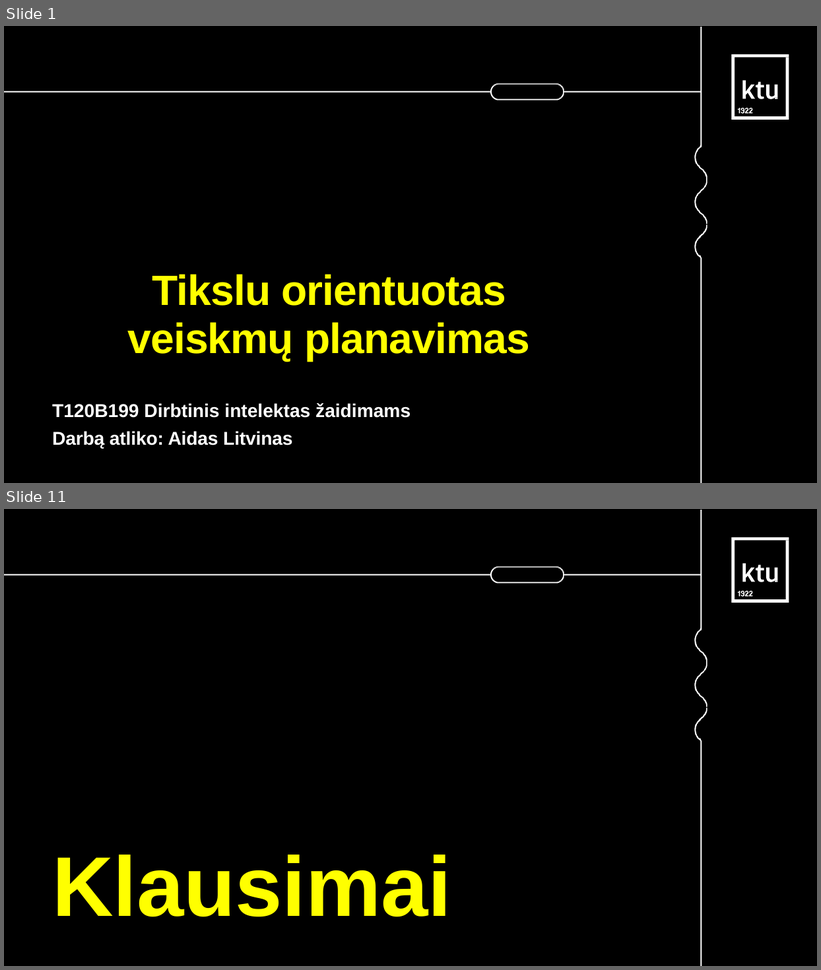
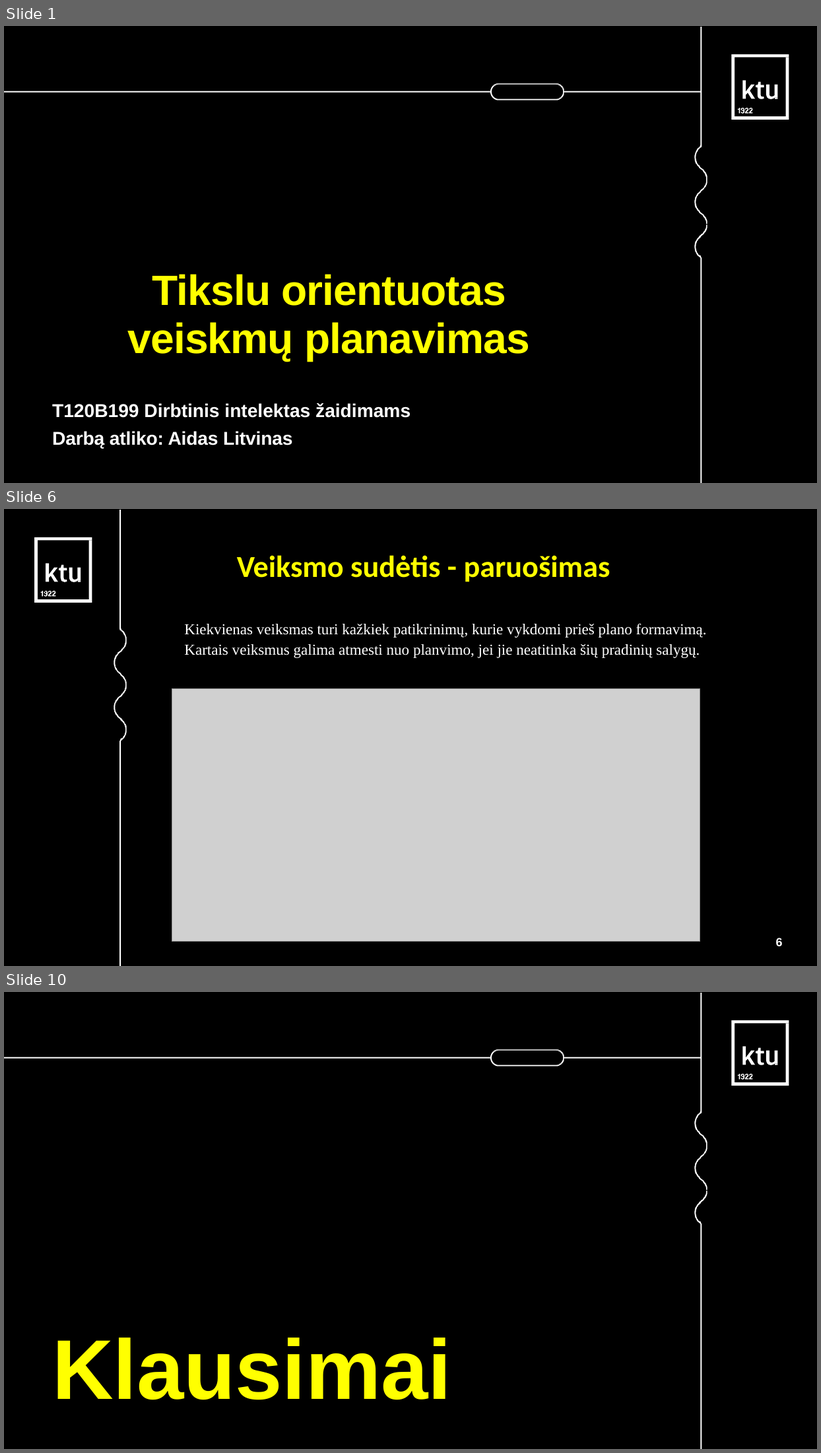
Before and after one commit to AidasLit/Hex-game-uni, a slide deck: documents/GOAP-AI.odp. Shown one above the other, each under a label of ours: slides 1 and 11 before the commit, slides 1, 6 and 10 after it; the slides between them are not shown. The pictures are 821x970 and 821x1453 pixels, drawn with LibreOffice and Linux fonts; fonts in the diff are those of the drawing; grey boxes stand for pictures. Boxes give left, top, right and bottom in pixels: in the first picture for what was removed or moved away, otherwise in the second. Text is boxed around its words. In the diff, an @@ line names an element or a change of style, - is before the commit and + after.

```diff
--- a/documents/GOAP-AI.odp
+++ b/documents/GOAP-AI.odp
@@ slide 6 added at (4,509,817,966), background #FFFFFF; not listed: 1 template element that a slide beside it also shows @@
@@ freeform shape added at (114,510,127,966), fill #FFFFFF @@
@@ freeform shape added at (34,537,92,602), fill #FFFFFF @@
@@ title added at (237,555,611,582), 36 pt, text #FFFF00, bold @@
+Veiksmo sudėtis - paruošimas
@@ text added at (184,623,707,658), 18 pt, text #FFFFFF @@
+Kiekvienas veiksmas turi kažkiek patikrinimų, kurie vykdomi prieš plano formavimą. Kartais veiksmus galima atmesti nuo planvimo, jei jie neatitinka šių pradinių salygų.
@@ picture added at (172,689,700,942) @@
@@ page number added at (776,938,783,947), 14 pt, text #FFFFFF, bold @@
+6
@@ what was slide 11 is now slide 10 @@
```
Also in this commit, not shown: 7 other slides added, 9 slides removed.
